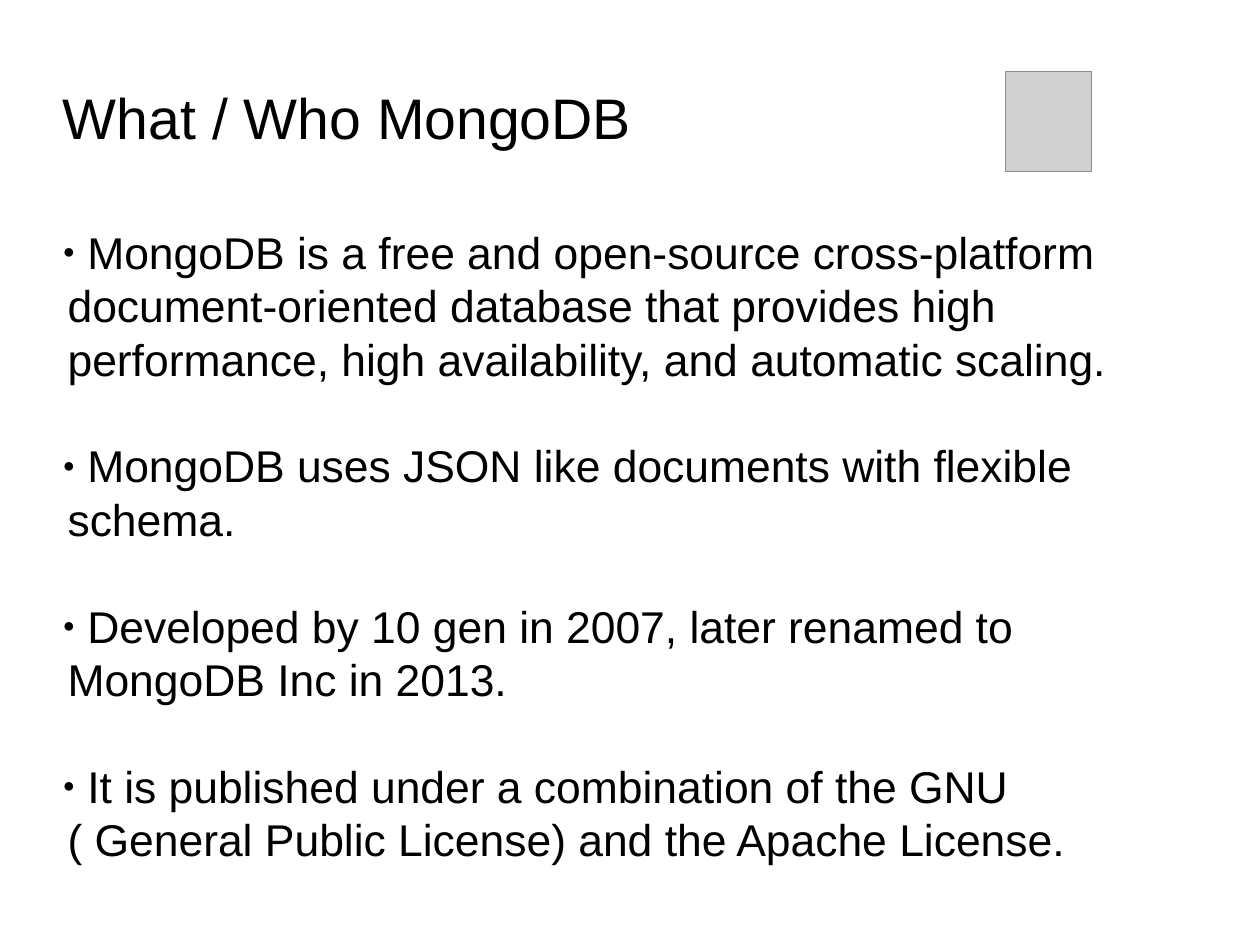
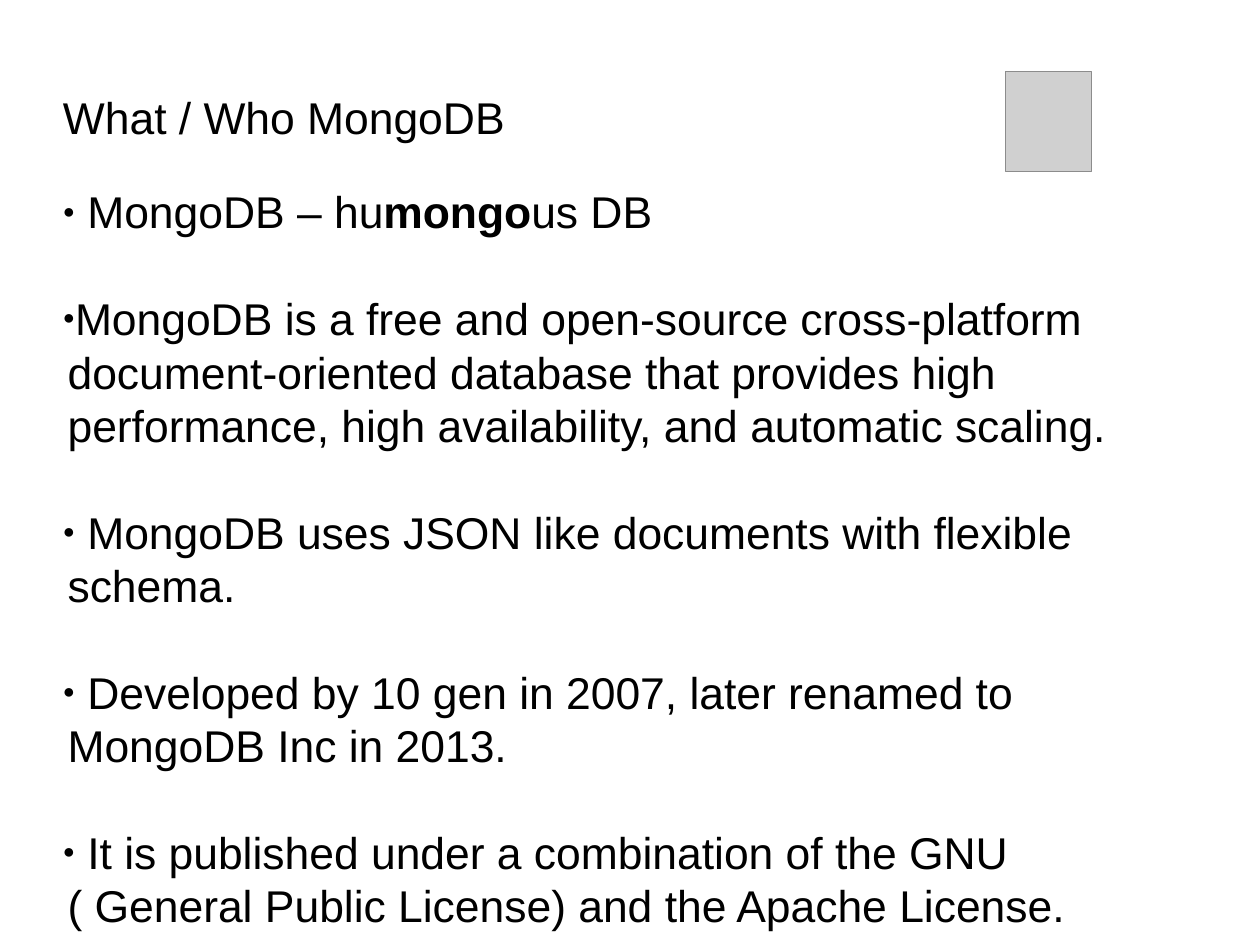
Before and after one commit to Bhakti/mongo_session, a slide deck: slide 5 of MongoDB_Session.odp. Drawn at 1260x945 pixels with LibreOffice and Linux fonts; fonts in the diff are those of the drawing; grey boxes stand for pictures; background and template pictures are left out. Boxes give left, top, right and bottom in pixels: in the first picture for what was removed or moved away, otherwise in the second. Text is boxed around its words. In the diff, an @@ line names an element or a change of style, - is before the commit and + after.

```diff
--- a/MongoDB_Session.odp
+++ b/MongoDB_Session.odp
@@ title "What / Who MongoDB" at box(63, 101, 504, 144): size 36 to 28 pt @@
@@ subtitle "MongoDB – humongous DB": place and size @@
-subtitle "MongoDB – humongous DB" at box(68, 236, 1106, 865)
+subtitle "MongoDB – humongous DB" at box(68, 195, 1106, 932)
@@ subtitle at box(87, 195, 652, 238): paragraph added @@
+● MongoDB – humongous DB
```
Also in this commit, not shown: 10 other slides changed, 6 slides added, 1 slide removed, 34 other files.
